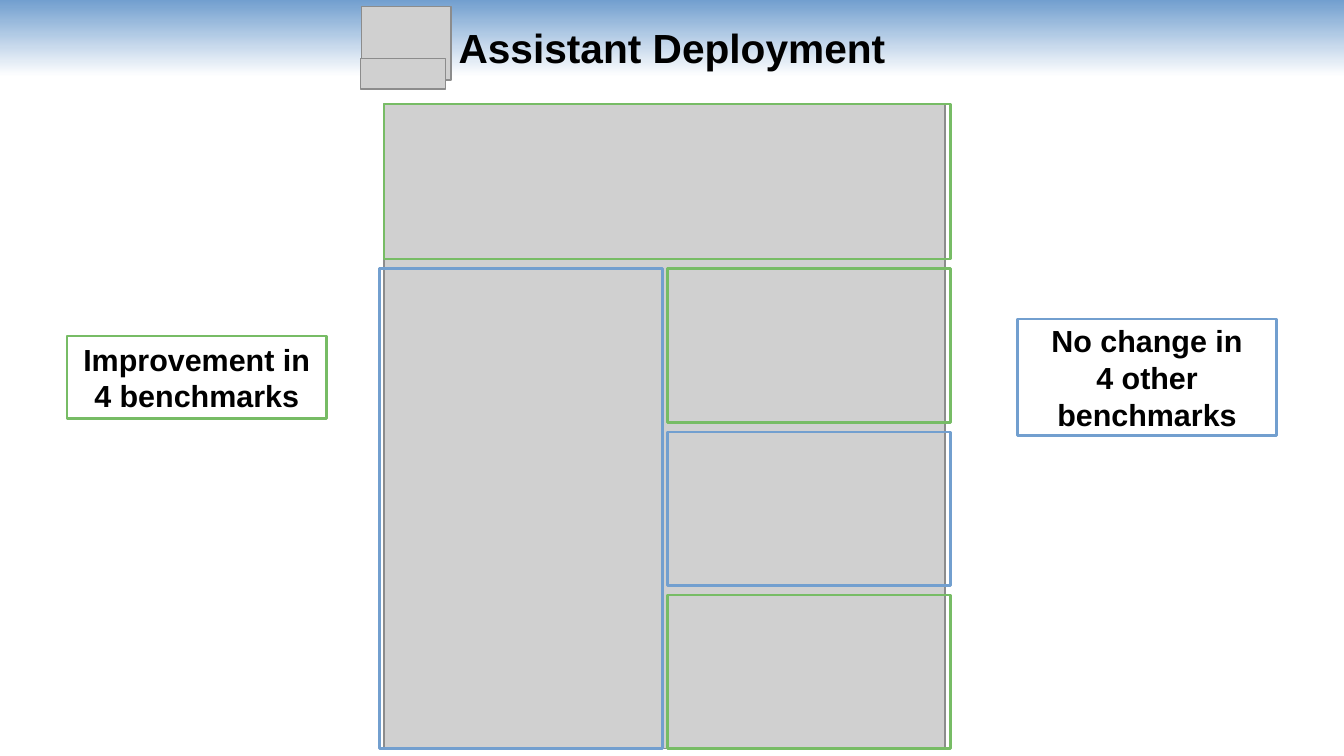
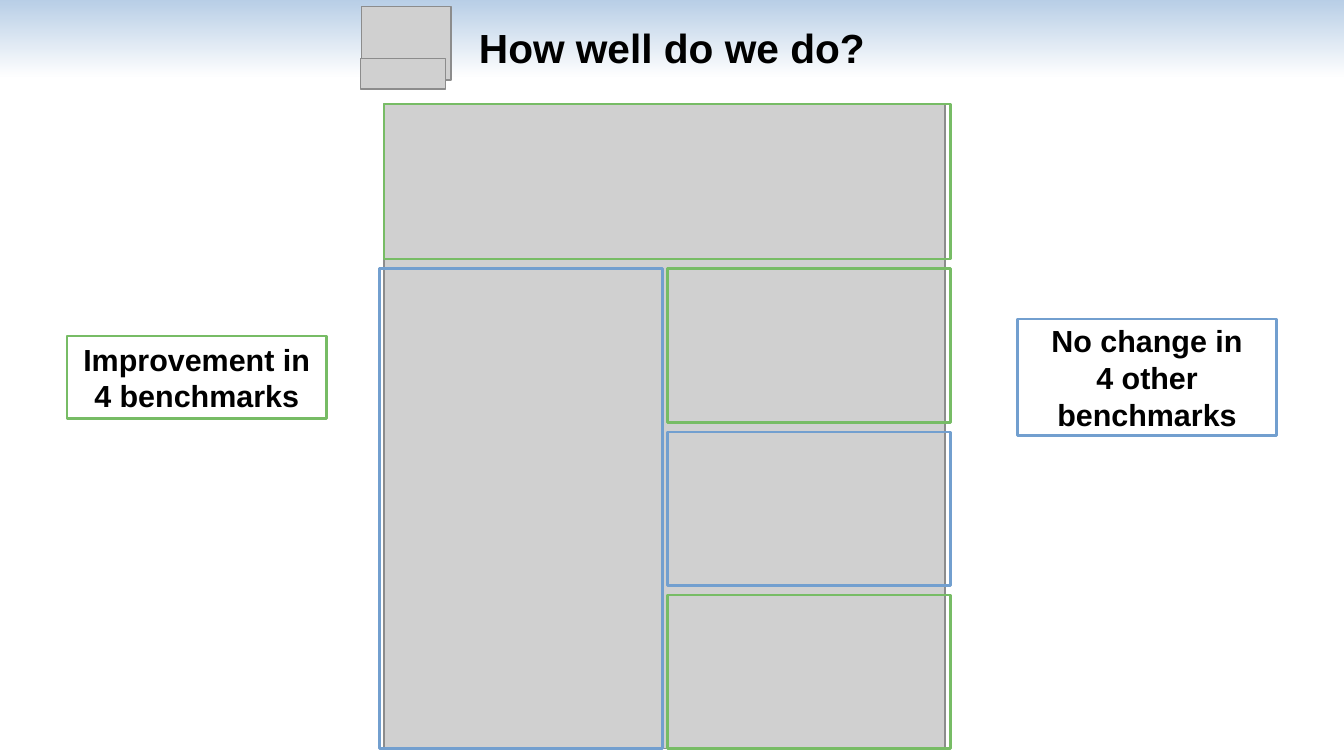
Before and after one commit to harel-coffee/PParMetrics-auto, a slide deck: slide 51 of doc/AI_SEPS_2019_talk/presentation.odp (slide 14 before the commit). Drawn at 1344x756 pixels with LibreOffice and Linux fonts; fonts in the diff are those of the drawing; grey boxes stand for pictures. Boxes give left, top, right and bottom in pixels: in the first picture for what was removed or moved away, otherwise in the second. Text is boxed around its words. In the diff, an @@ line names an element or a change of style, - is before the commit and + after.

```diff
--- a/doc/AI_SEPS_2019_talk/presentation.odp
+++ b/doc/AI_SEPS_2019_talk/presentation.odp
@@ text at <box>479,33,864,64</box>: text changed @@
-Assistant Deployment
+How well do we do?
```
Also in this commit, not shown: 14 other slides changed, 36 slides added, 3 slides removed, 5 other files.
